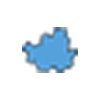
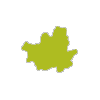
Before/after of a w=100, h=100 layered artwork. What changed in the layer stack:
renamed "Layer 2" to "Layer 3", painted on it over bbox(21, 26, 78, 73)
